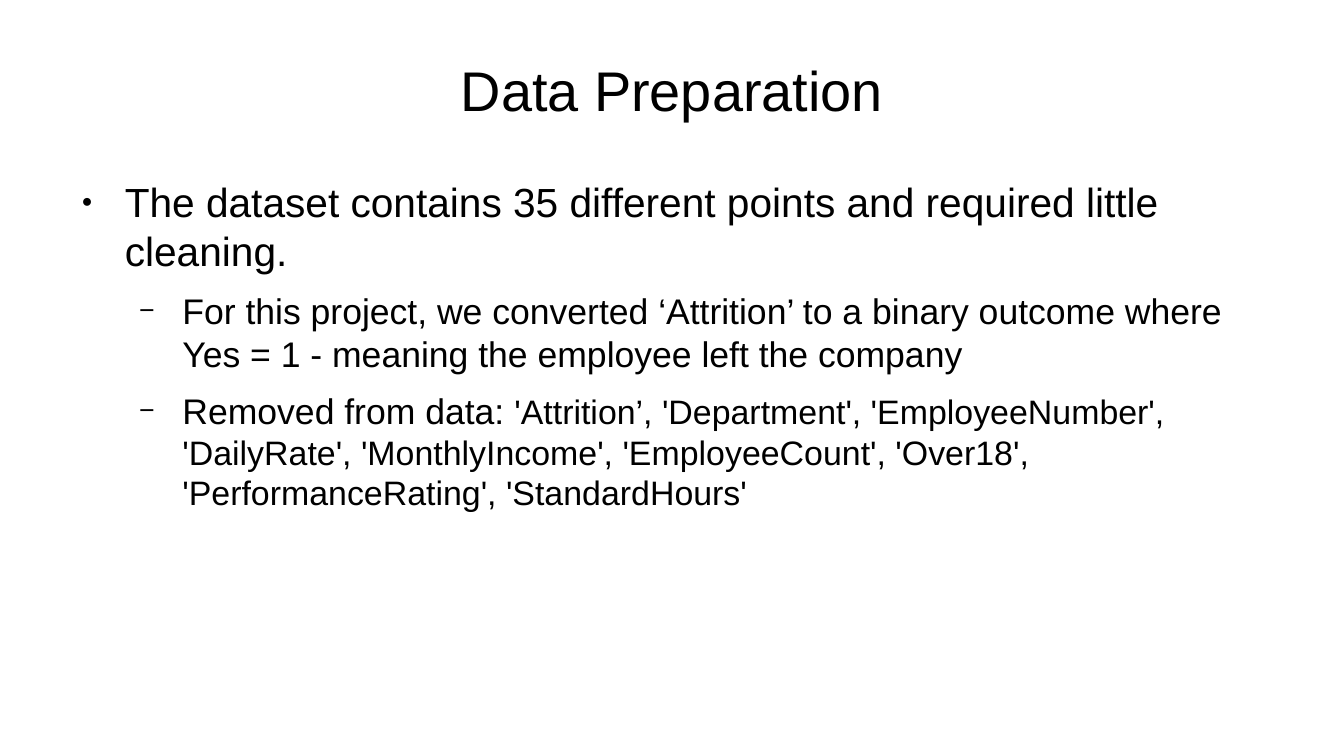
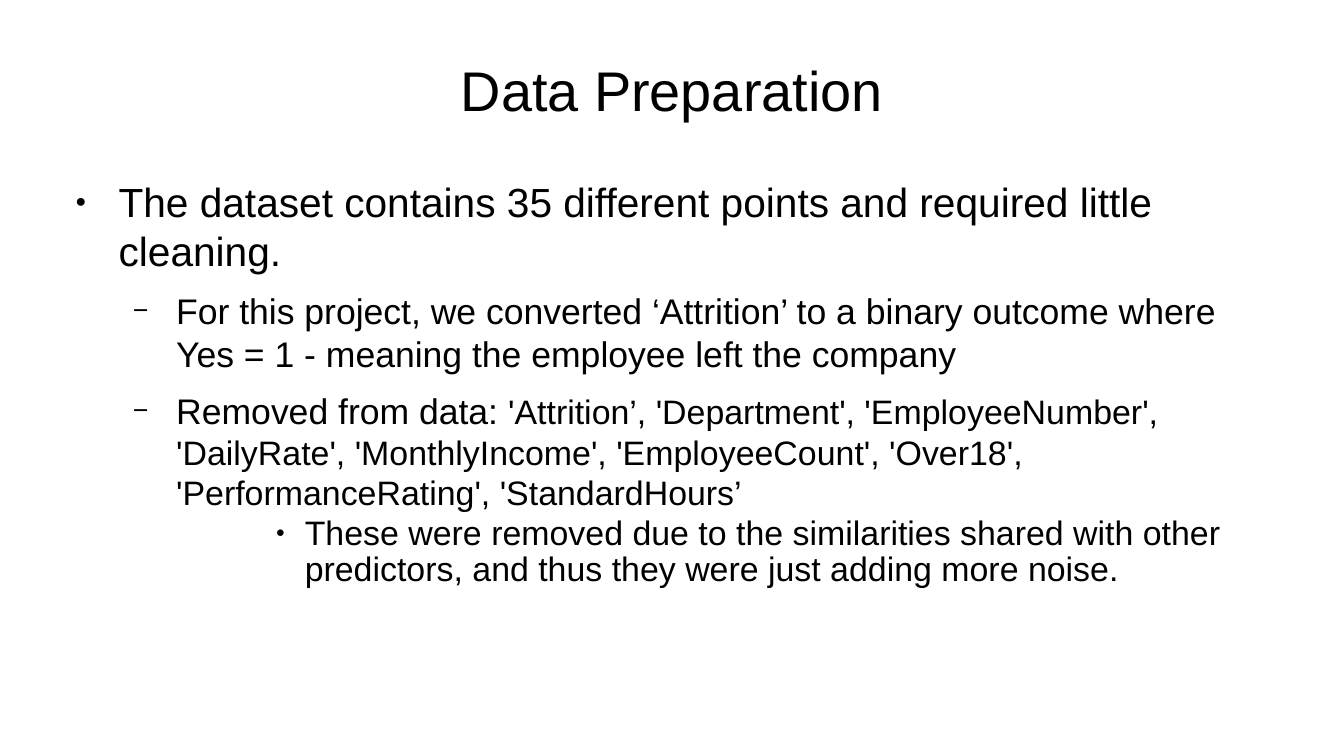
Before and after one commit to sbowler/project-one, a slide deck: slide 5 of presentations/project2_presentation.pptx. Drawn at 1344x756 pixels with LibreOffice and Linux fonts; fonts in the diff are those of the drawing; background and template pictures are left out. Boxes give left, top, right and bottom in pixels: in the first picture for what was removed or moved away, otherwise in the second. Text is boxed around its words. In the diff, an @@ line names an element or a change of style, - is before the commit and + after.

```diff
--- a/presentations/project2_presentation.pptx
+++ b/presentations/project2_presentation.pptx
@@ text at [176,398,1220,588]: text changed @@
-      − Removed from data: 'Attrition’, 'Department', 'EmployeeNumber', 'DailyRate', 'MonthlyIncome', 'EmployeeCount', 'Over18', 'PerformanceRating', 'StandardHours'
+      − Removed from data: 'Attrition’, 'Department', 'EmployeeNumber', 'DailyRate', 'MonthlyIncome', 'EmployeeCount', 'Over18', 'PerformanceRating', 'StandardHours’
+        ● These were removed due to the similarities shared with other predictors, and thus they were just adding more noise.
```
Also in this commit, not shown: 7 other slides changed, 5 slides added.
